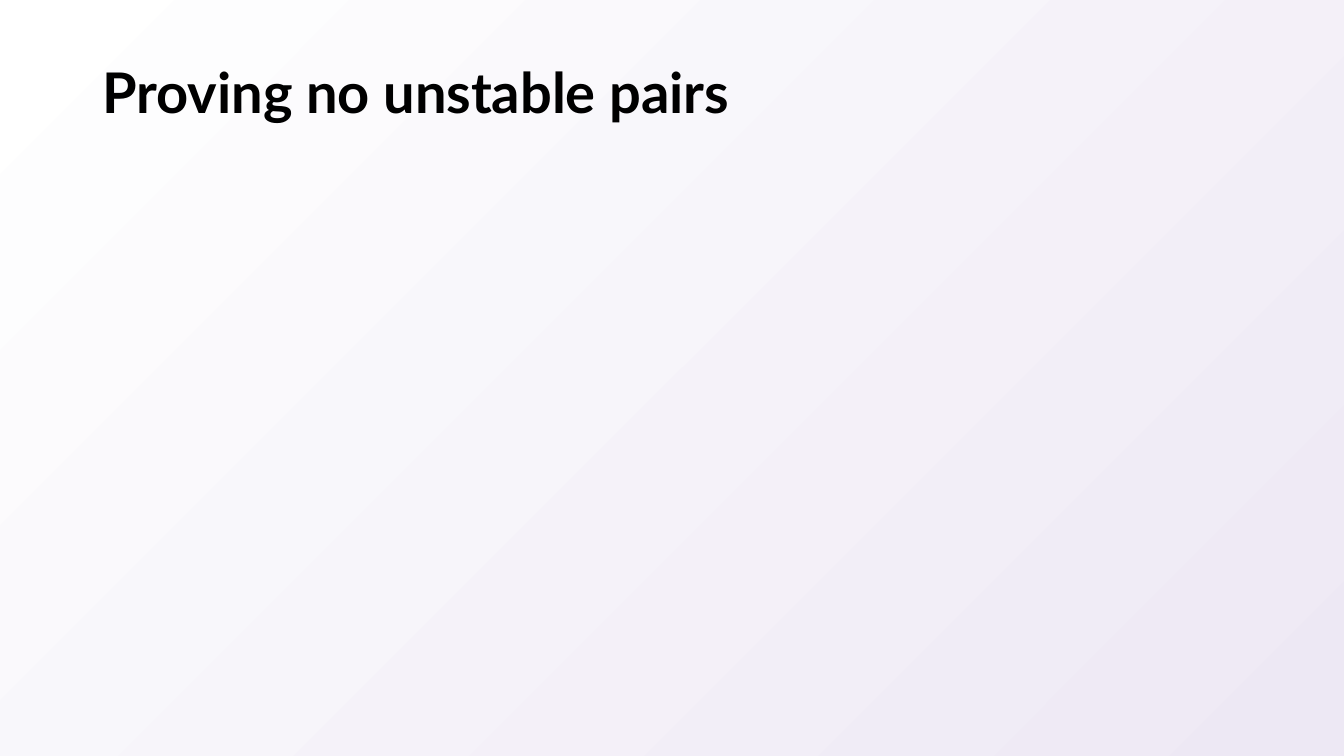
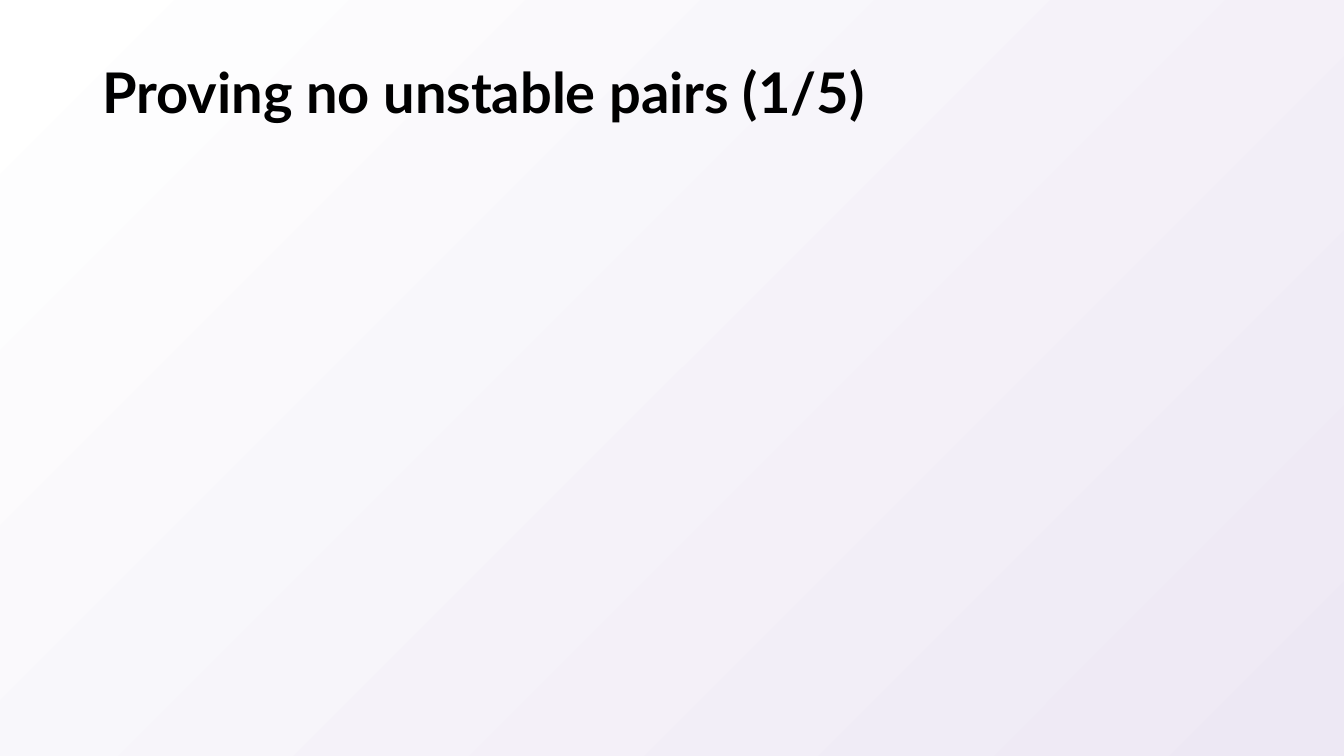
Before and after one commit to natebrunelle/cse417, a slide deck: slide 26 of markdown/files/slides/04.pptx. Drawn at 1344x756 pixels with LibreOffice and Linux fonts; fonts in the diff are those of the drawing; grey boxes stand for pictures. Boxes give left, top, right and bottom in pixels: in the first picture for what was removed or moved away, otherwise in the second. Text is boxed around its words. In the diff, an @@ line names an element or a change of style, - is before the commit and + after.

```diff
--- a/markdown/files/slides/04.pptx
+++ b/markdown/files/slides/04.pptx
@@ title at bbox=[102, 69, 865, 123]: text changed @@
-Proving no unstable pairs
+Proving no unstable pairs (1/5)
```
Also in this commit, not shown: 35 other slides changed, 1 slide added, 4 other files.
